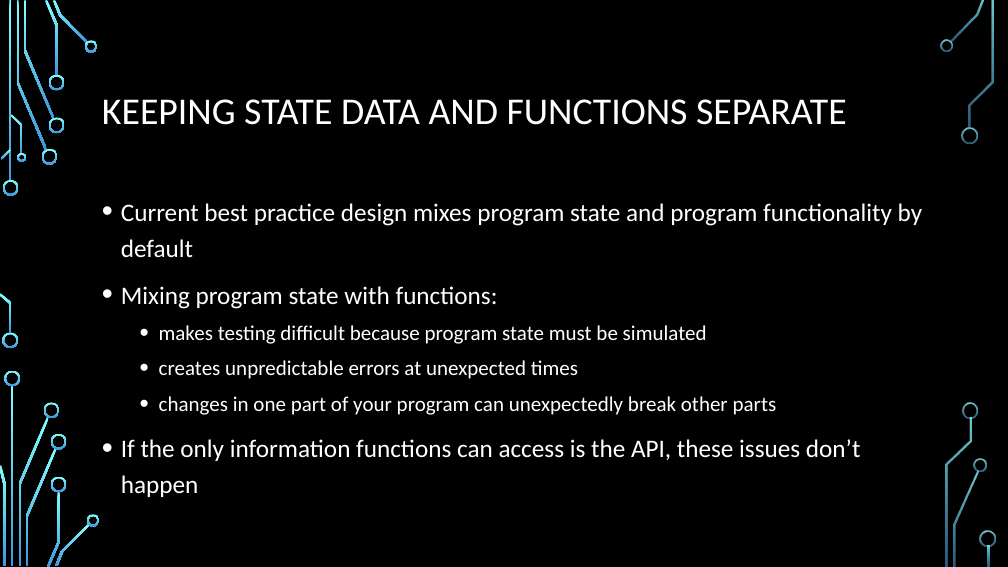
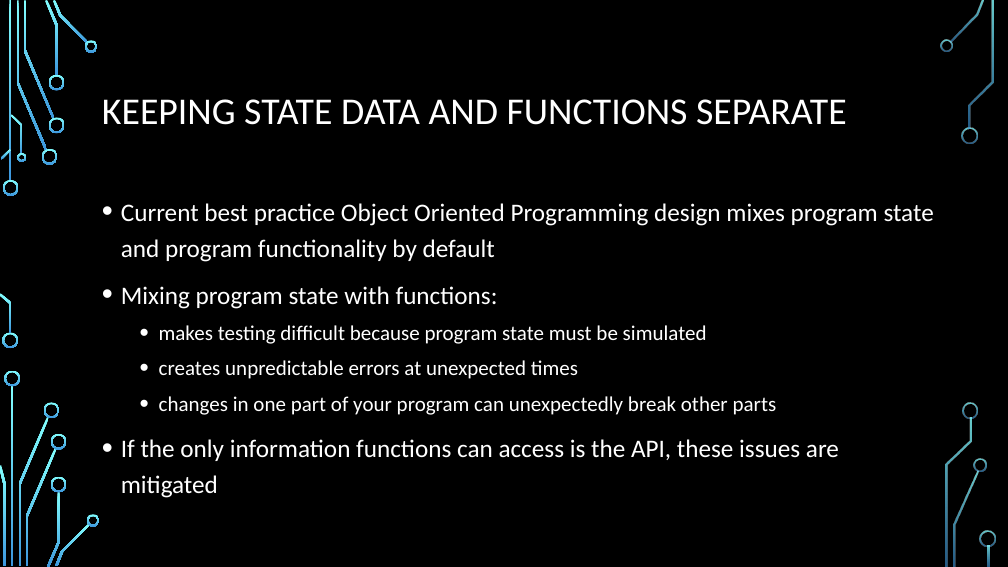
Before and after one commit to durandaltheta/3, a slide deck: slide 3 of DFC3.pptx. Drawn at 1008x567 pixels with LibreOffice and Linux fonts; fonts in the diff are those of the drawing; background and template pictures are left out. Boxes give left, top, right and bottom in pixels: in the first picture for what was removed or moved away, otherwise in the second. Text is boxed around its words. In the diff, an @@ line names an element or a change of style, - is before the commit and + after.

```diff
--- a/DFC3.pptx
+++ b/DFC3.pptx
@@ text at [121, 203, 934, 262]: text changed @@
-• Current best practice design mixes program state and program functionality by default
+• Current best practice Object Oriented Programming design mixes program state and program functionality by default
@@ text at [121, 439, 839, 498]: text changed @@
-• If the only information functions can access is the API, these issues don’t happen
+• If the only information functions can access is the API, these issues are mitigated
```
Also in this commit, not shown: 2 other slides changed.
